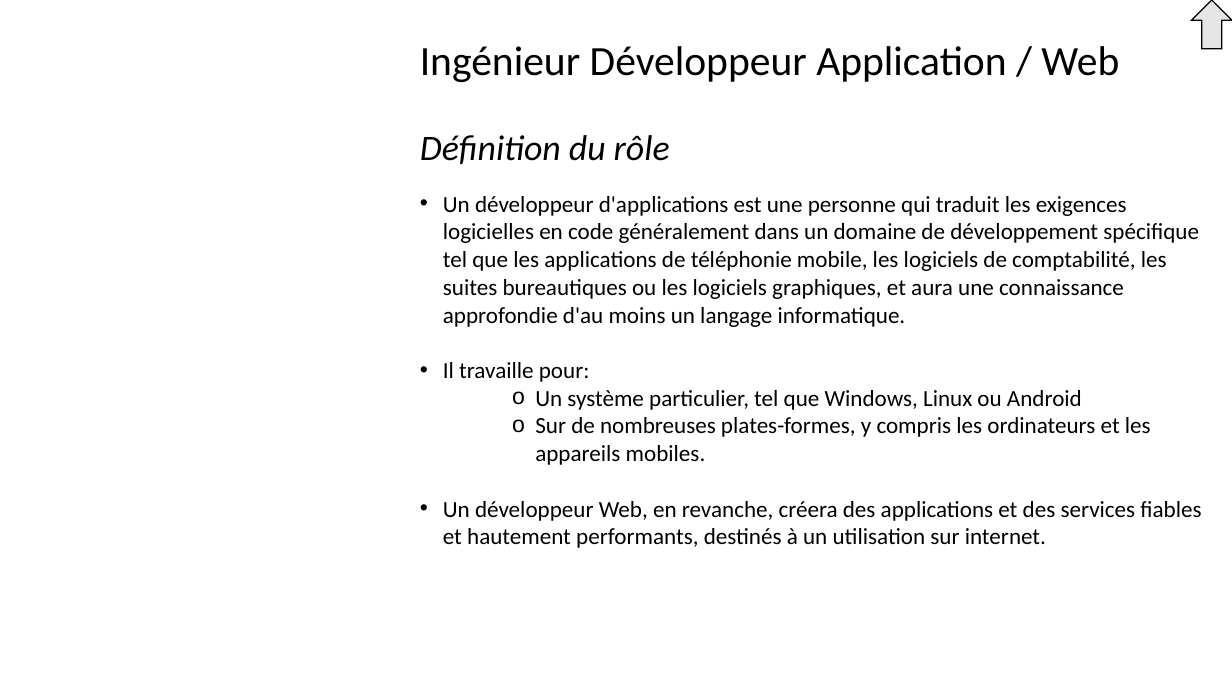
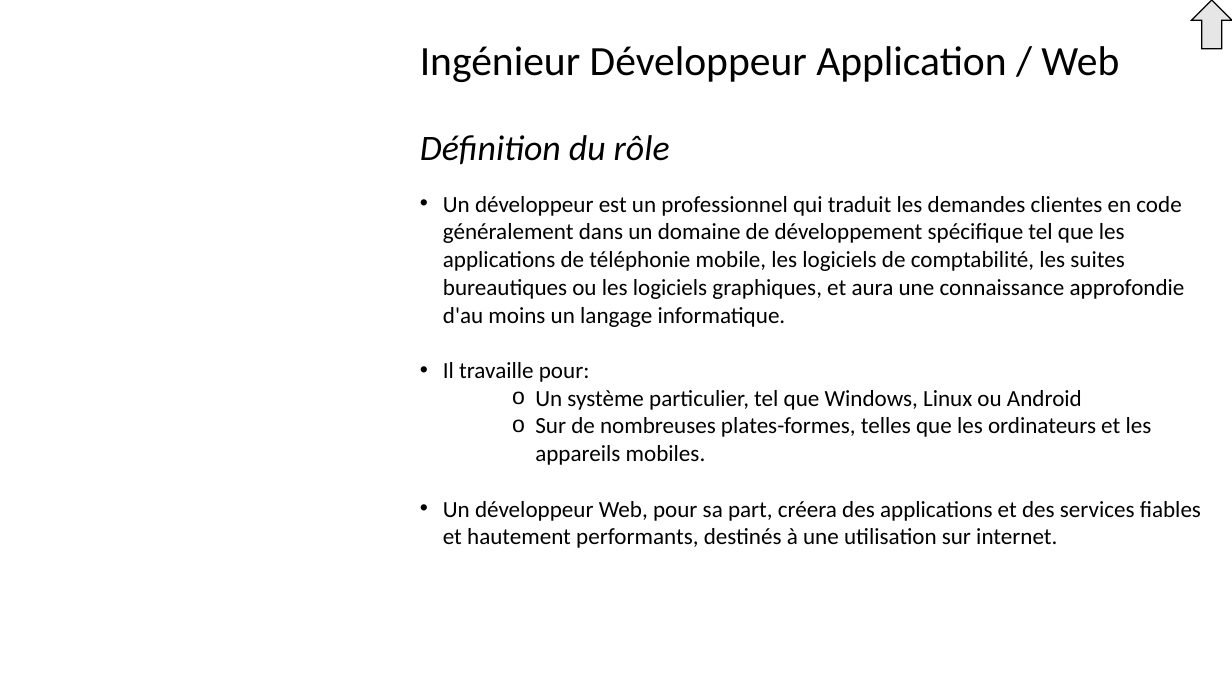
Before and after one commit to Solifred38/cv, a slide deck: slide 7 of Profils_jobs_it.pptx. Drawn at 1232x693 pixels with LibreOffice and Linux fonts; fonts in the diff are those of the drawing; background and template pictures are left out. Boxes give left, top, right and bottom in pixels: in the first picture for what was removed or moved away, otherwise in the second. Text is boxed around its words. In the diff, an @@ line names an element or a change of style, - is before the commit and + after.

```diff
--- a/Profils_jobs_it.pptx
+++ b/Profils_jobs_it.pptx
@@ text at (x1=443, y1=196, x2=1185, y2=327): text changed @@
-• Un développeur d'applications est une personne qui traduit les exigences logicielles en code généralement dans un domaine de développement spécifique tel que les applications de téléphonie mobile, les logiciels de comptabilité, les suites bureautiques ou les logiciels graphiques, et aura une connaissance approfondie d'au moins un langage informatique.
+• Un développeur est un professionnel qui traduit les demandes clientes en code généralement dans un domaine de développement spécifique tel que les applications de téléphonie mobile, les logiciels de comptabilité, les suites bureautiques ou les logiciels graphiques, et aura une connaissance approfondie d'au moins un langage informatique.
@@ text at (x1=443, y1=417, x2=1201, y2=548): text changed @@
-    o Sur de nombreuses plates-formes, y compris les ordinateurs et les appareils mobiles.
-• Un développeur Web, en revanche, créera des applications et des services fiables et hautement performants, destinés à un utilisation sur internet.
+    o Sur de nombreuses plates-formes, telles que les ordinateurs et les appareils mobiles.
+• Un développeur Web, pour sa part, créera des applications et des services fiables et hautement performants, destinés à une utilisation sur internet.
```
Also in this commit, not shown: 13 other slides changed, 1 slide removed.
